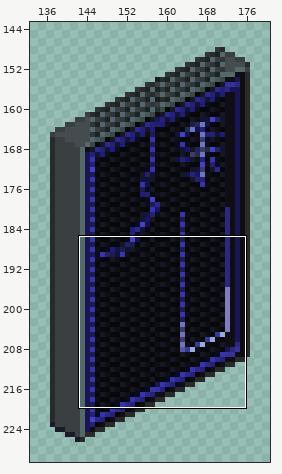
File history of a sprite sheet, trait-layers/ADS_XYZ/SIDE_X_ADS_4.png. Above, an overview of the earlier version with the close-up marked.
Close-up. Old version:
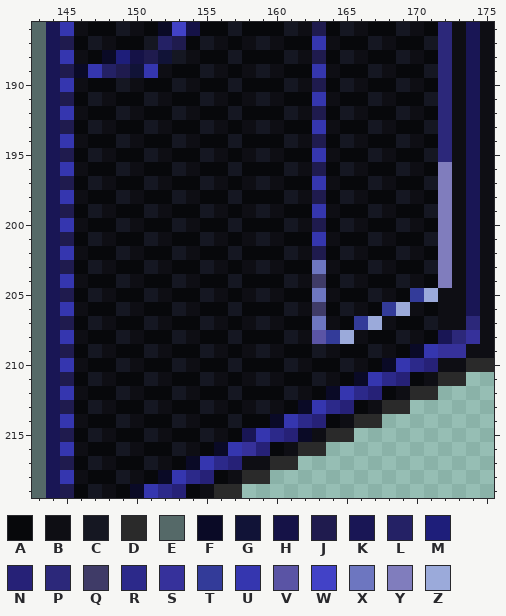
The file is 40x79 pixels. Colours within 5 levels of each other are drawn and written as one. Shown: x 143..175, y 186..219. The old version is drawn lined up with the new one, on the new canvas. The wide view leaves out empty margins. The commit also changed other parts of the picture, which this record leaves out.
Palette (. is transparent): A #07080b  B #0e0e14  C #151722  D #2a2a2a  E #556968  F #0a0a26  G #111337  H #151247  J #1f1b4e  K #191655  L #242165  M #1e1e7a  N #262177  P #2c287a  Q #3f3b67  R #2c298a  S #36319b  T #333b99  U #3536af  V #5a54a5  W #4242c7  X #6d76c0  Y #807dbd  Z #9baada
Pixels before, first column x 143:
186 EKUBAACBAFWHAACAAACBJACBAACBAPBKB
187 EKJACBAACLJACBABCBAAUBAACBAACPBKB
188 EKUBAFMHJGCBAACAAACBJACBAACBAPBKB
189 EKJFULJGUBAACBABCBAAUBAACBAACPBKB
190 EKUBAACBAACBAACAAACBJACBAACBAPBKB
191 EKJACBAACBAACBABCBAAUBAACBAACPBKB
192 EKUBAACBAACBAACAAACBJACBAACBAPBKB
193 EKJACBAACBAACBABCBAAUBAACBAACPBKB
194 EKUBAACBAACBAACAAACBJACBAACBAPBKB
195 EKJACBAACBAACBABCBAAUBAACBAACPBKB
196 EKUBAACBAACBAACAAACBJACBAACBAYBKB
197 EKJACBAACBAACBABCBAAUBAACBAACYBKB
198 EKUBAACBAACBAACAAACBJACBAACBAYBKB
199 EKJACBAACBAACBABCBAAUBAACBAACYBKB
200 EKUBAACBAACBAACAAACBJACBAACBAYBKB
201 EKJACBAACBAACBABCBAAUBAACBAACYBKB
202 EKUBAACBAACBAACAAACBJACBAACBAYBKB
203 EKJACBAACBAACBABCBAAXBAACBAACYBKB
204 EKUBAACBAACBAACAAACBQACBAACBAYBKB
205 EKJACBAACBAACBABCBAAXBAACBATZBBKB
206 EKUBAACBAACBAACAAACBQACBATZBABBKB
207 EKJACBAACBAACBABCBAAXBATZBAACBBPB
208 EKUBAACBAACBAACAAACBVTZBAACBAKPSB
209 EKJACBAACBAACBABCBAACBAACBAFUSSBB
210 EKUBAACBAACBAACAAACBAACBAFURNBBDD
211 EKJACBAACBAACBABCBAACBAFURNABDD..
212 EKUBAACBAACBAACAAACBAFURNABDD....
213 EKJACBAACBAACBABCBAFURNABDD......
214 EKUBAACBAACBAACAAFURNABDD........
215 EKJACBAACBAACBAKURNFBDD..........
216 EKUBAACBAACBAFUSNABDD............
217 EKJACBAACBAFURNBBDD..............
218 EKUBAACBAFURNABDD................
219 EKJACBAFURNABDD..................
After the commit:
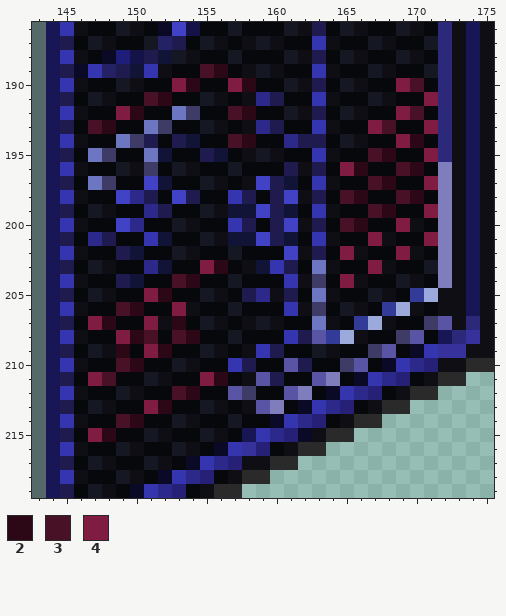
Colours new in this view: 2 #2c0816  3 #481126  4 #801c42
Difference:
canvas 40x79 -> 192x256, the old top-left corner now at 137,148
y 189: x 155..156 CB -> 32
y 190: x 153..154 CB -> 42; x 157..158 CA -> 42; x 169..170 CB -> 43
y 191: x 151..152 CB -> 32; x 159..160 CB -> RJ; x 171 C -> 4
y 192: x 149..150 CB -> 42; x 153..154 CB -> XQ; x 157..158 CA -> 32; x 169..170 CB -> 43
y 193: x 147..148 CB -> 32; x 151..152 CB -> XQ; x 159..160 CB -> RJ; x 167..168 CB -> 43; x 171 C -> 4
y 194: x 149..151 CBA -> XQJ; x 153..154 CB -> JG; x 157..158 CA -> 32; x 161..162 CB -> RJ; x 169..170 CB -> 42
y 195: x 147..148 CB -> XQ; x 151..152 CB -> XG; x 155..156 CB -> JG; x 167..168 CB -> 32; x 171 C -> 4
y 196: x 151 A -> Q; x 161 C -> J; x 165..166 CB -> 42; x 169..170 CB -> 32
y 197: x 147..148 CB -> XQ; x 151..152 CB -> WG; x 159..161 CBA -> WJG; x 167..168 CB -> 32; x 171 C -> 4
y 198: x 149..151 CBA -> WRJ; x 153..154 CB -> WJ; x 157..158 CA -> UJ; x 160..161 AC -> JW; x 165..166 CB -> 32; x 169..170 CB -> 32
y 199: x 151..152 CB -> RJ; x 157..161 ABCBA -> GGWJG; x 167..168 CB -> 32; x 171 C -> 4
y 200: x 149..150 CB -> WR; x 157..158 CA -> UJ; x 160..161 AC -> JW; x 165..166 CB -> 32; x 169 C -> 4
y 201: x 147..148 CB -> RJ; x 151..152 CB -> UG; x 157..161 ABCBA -> GGWJG; x 167 C -> 4; x 171 C -> 4
y 202: x 149..150 CB -> JG; x 161 C -> W; x 165 C -> 4; x 169 C -> 4
y 203: x 151..152 CB -> RG; x 155..156 CB -> 42; x 159..161 CBA -> GUJ; x 167 C -> 4
y 204: x 149..150 CB -> JG; x 153..154 CB -> 32; x 161 C -> U; x 165 C -> 4
y 205: x 151..152 CB -> 42; x 158..159 BC -> JR; x 161 A -> J
y 206: x 149..150 CB -> 32; x 153 C -> 4; x 161 C -> U
y 207: x 147..148 CB -> 42; x 151 C -> 4; x 153 A -> 2; x 171..172 CB -> QV
y 208: x 149..151 CBA -> 423; x 153..154 CB -> 32; x 161..162 CB -> UJ; x 169..170 CB -> QV
y 209: x 149 A -> 2; x 151..152 CB -> 42; x 159..160 CB -> UJ; x 167..168 CB -> QV
y 210: x 149..150 CB -> 32; x 157..158 CA -> UJ; x 161..162 CB -> VJ; x 165..166 CB -> QV
y 211: x 147..148 CB -> 43; x 155..156 CB -> 42; x 159..160 CB -> VJ; x 163..164 CB -> VY
y 212: x 153..154 CB -> 32; x 157..158 CA -> VQ; x 161..162 CB -> VY
y 213: x 151..152 CB -> 42; x 159..160 CB -> VY
y 214: x 149..150 CB -> 32
y 215: x 147..148 CB -> 42
Changed places in both close-ups, as pixel boxes (x1, y1, x2, y2):
changed: (88, 64, 452, 442)
